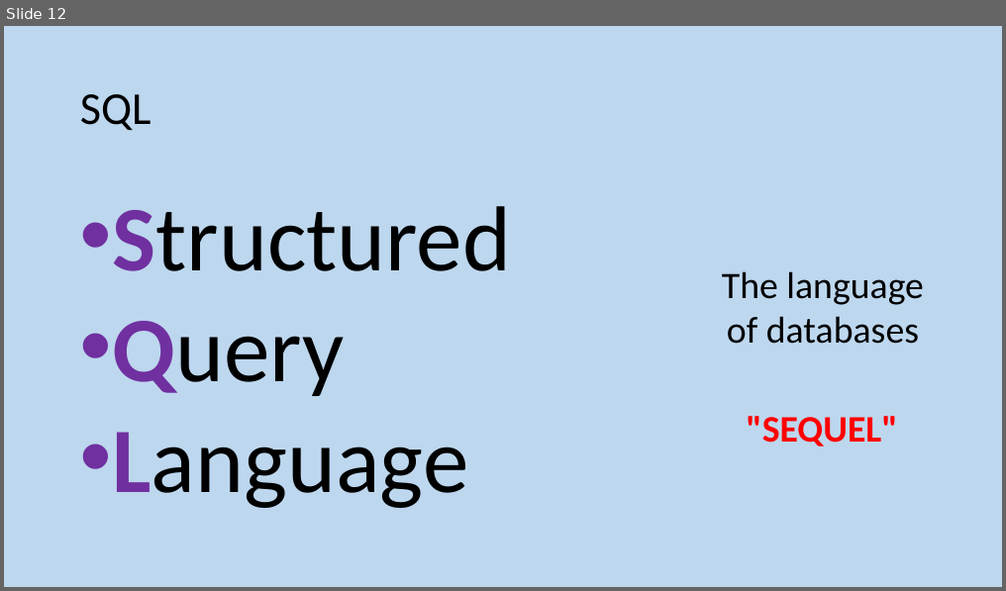
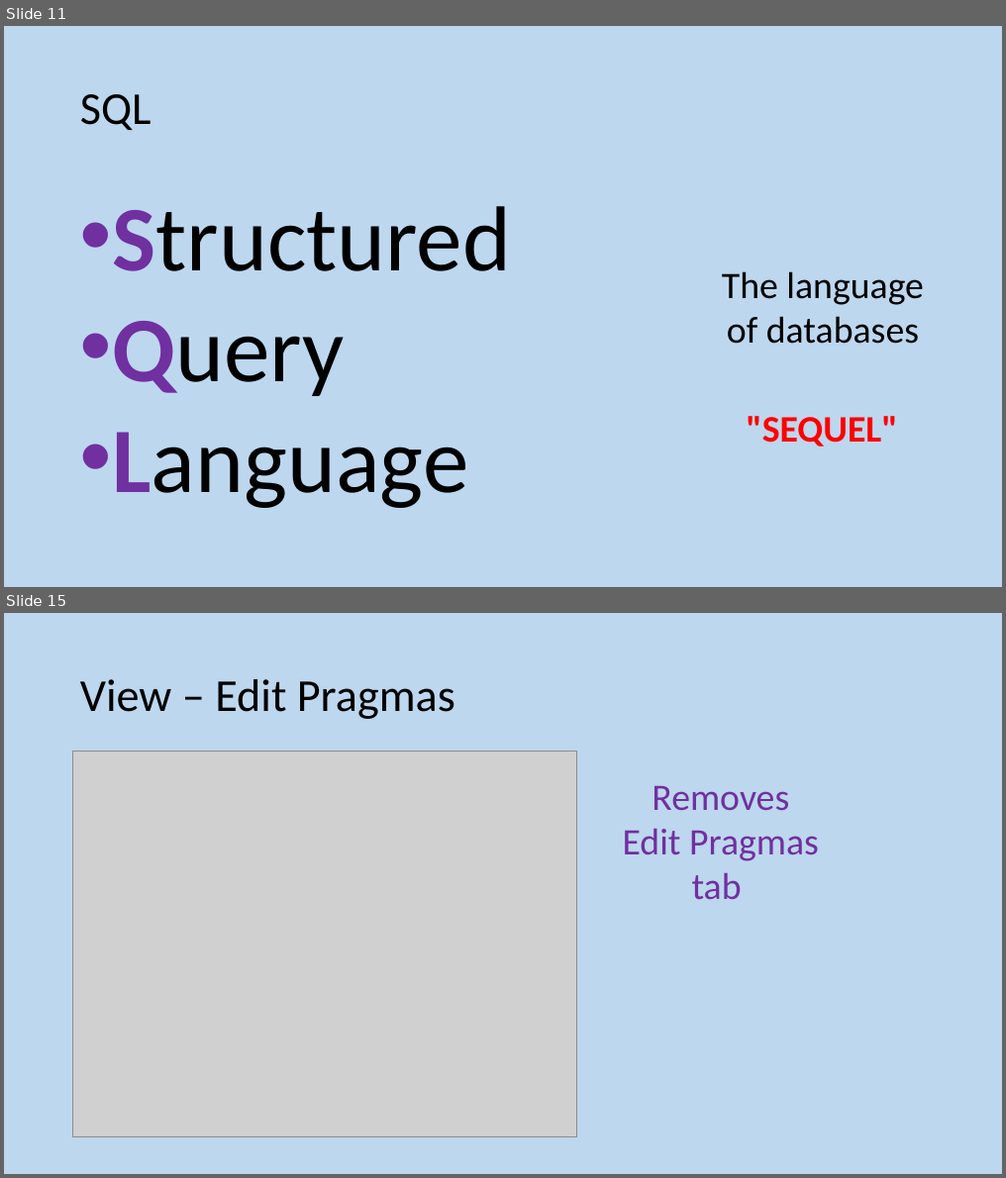
Before and after one commit to MrFriendCS/MrFriendCS.github.io, a slide deck: n5-cs/ddd/N5 CS DDD Slides.pptx. Shown one above the other, each under a label of ours: slide 12 before the commit, slides 11 and 15 after it; the slides between them are not shown. The pictures are 1006x591 and 1006x1178 pixels, drawn with LibreOffice and Linux fonts; fonts in the diff are those of the drawing; grey boxes stand for pictures. Boxes give left, top, right and bottom in pixels: in the first picture for what was removed or moved away, otherwise in the second. Text is boxed around its words. In the diff, an @@ line names an element or a change of style, - is before the commit and + after.

```diff
--- a/n5-cs/ddd/N5 CS DDD Slides.pptx
+++ b/n5-cs/ddd/N5 CS DDD Slides.pptx
@@ slide 15 added at bbox=[4, 613, 1002, 1174], background #BDD7EE @@
@@ title added at bbox=[80, 679, 455, 719], 44 pt, text #000000 @@
+View – Edit Pragmas
@@ picture added at bbox=[73, 752, 576, 1138] @@
@@ text added at bbox=[623, 785, 819, 900], 36 pt, text #7030A0 @@
+Removes
+Edit Pragmas
+tab
@@ what was slide 12 is now slide 11 @@
```
Also in this commit, not shown: 2 other slides added, 1 slide removed.
